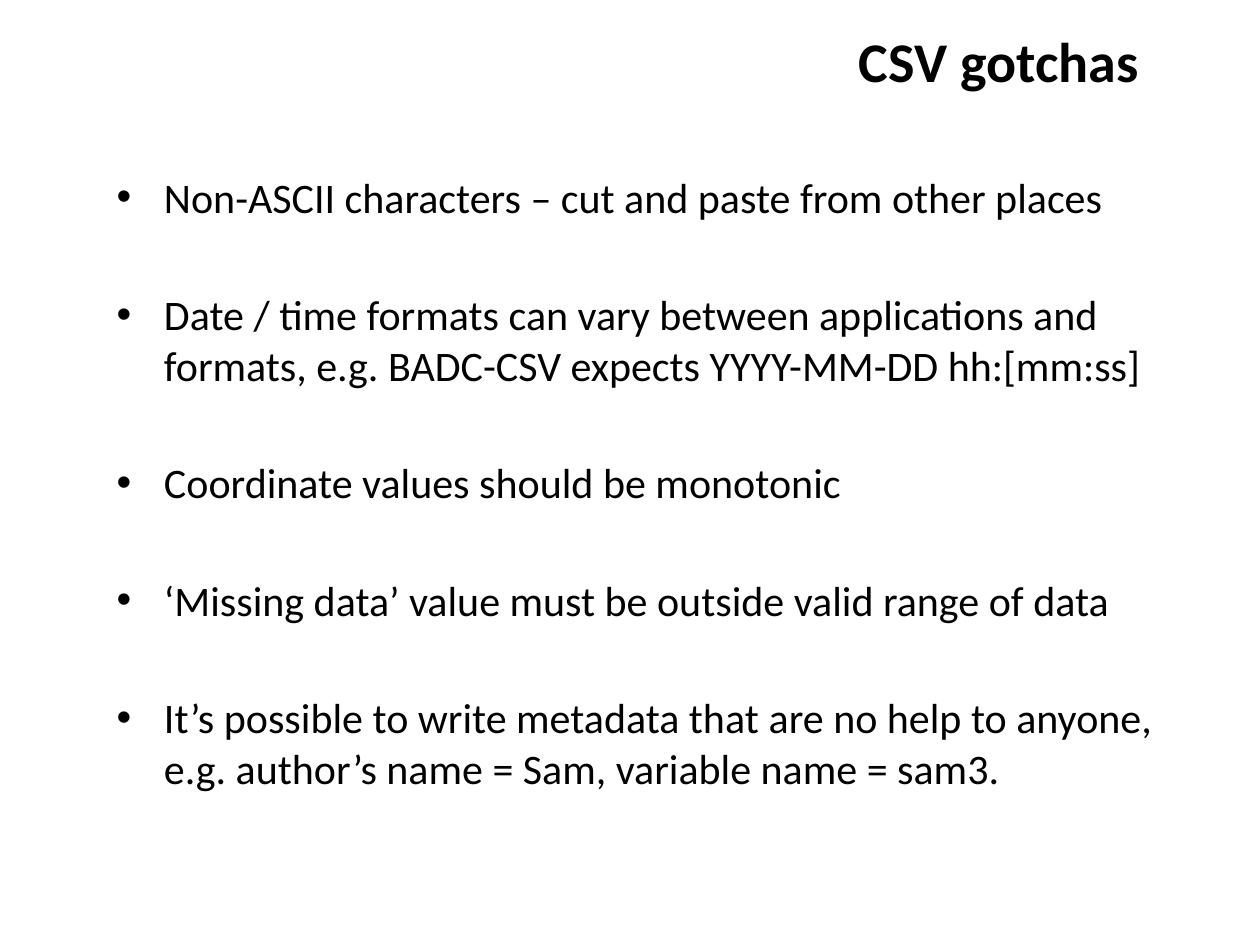
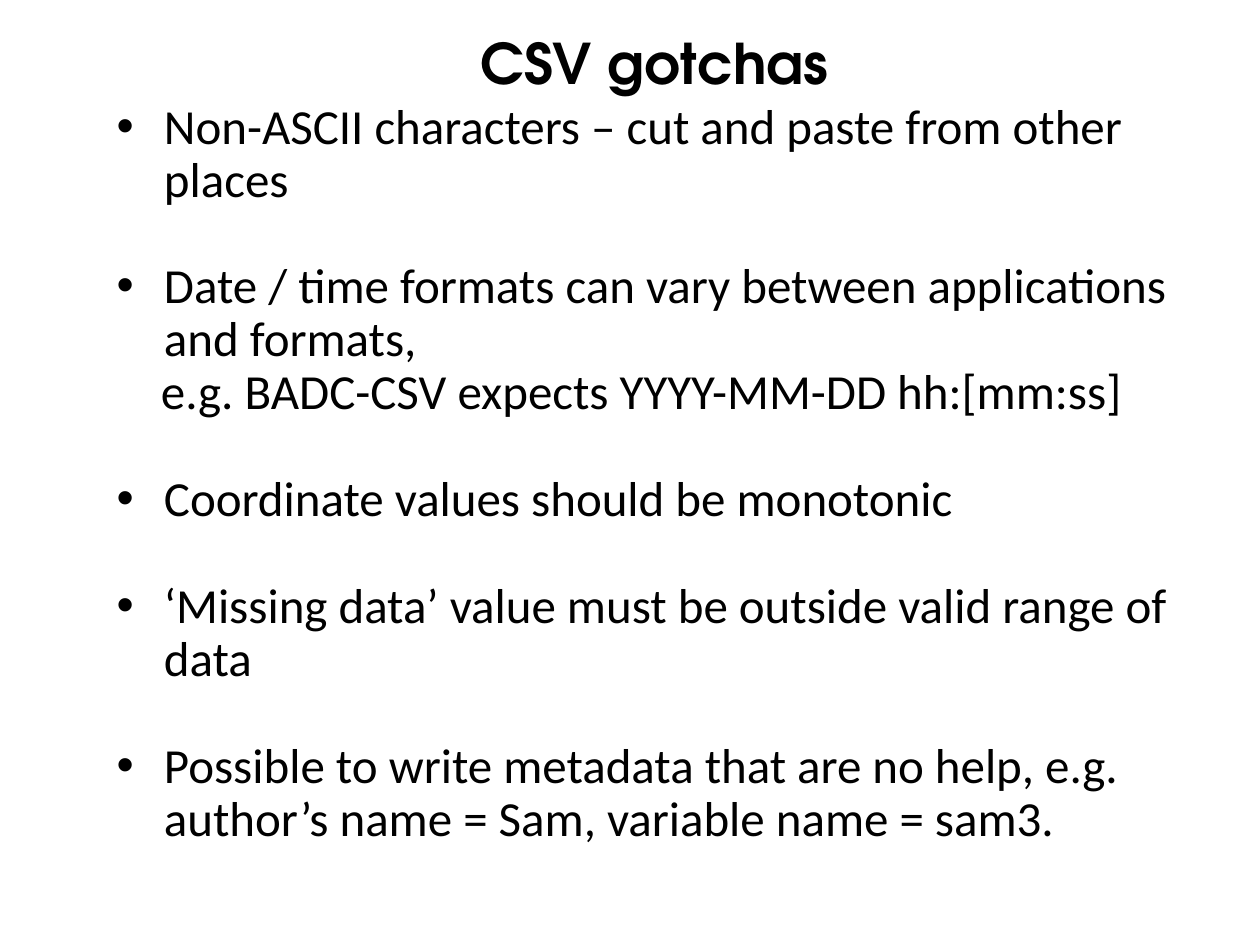
Before and after one commit to ncasuk/ncas-isc, a slide deck: slide 16 of overview_presentations/Why_good_data_curation_is_essential_for_good_science.pptx. Drawn at 1260x945 pixels with LibreOffice and Linux fonts; fonts in the diff are those of the drawing; background and template pictures are left out. Boxes give left, top, right and bottom in pixels: in the first picture for what was removed or moved away, otherwise in the second. Text is boxed around its words. In the diff, an @@ line names an element or a change of style, - is before the commit and + after.

Commit message:
Updated Data Curation presentation and added new slide template.

```diff
--- a/overview_presentations/Why_good_data_curation_is_essential_for_good_science.pptx
+++ b/overview_presentations/Why_good_data_curation_is_essential_for_good_science.pptx
@@ title "CSV gotchas": place and size @@
-title "CSV gotchas" at bbox=[859, 42, 1138, 92]
+title "CSV gotchas" at bbox=[481, 42, 829, 97]
@@ title "CSV gotchas" at bbox=[481, 42, 829, 97]: font Calibri to TeX Gyre Adventor; alignment right to centre; line spacing 1 to 0.9 @@
@@ text "Non-ASCII characters – cut and ...": place and size @@
-text "Non-ASCII characters – cut and ..." at bbox=[164, 183, 1151, 792]
+text "Non-ASCII characters – cut and ..." at bbox=[161, 110, 1167, 842]
@@ text at bbox=[164, 110, 1167, 677]: size 24 to 28 pt in "Non-ASCII characters – cut and paste from ...", "Coordinate values should be monotonic", "‘Missing data’ value must be outside valid ..."; line spacing 1 to 0.9; more space between paragraphs @@
@@ text at bbox=[161, 269, 1167, 418]: text changed; size 24 to 28 pt @@
-• Date / time formats can vary between applications and formats, e.g. BADC-CSV expects YYYY-MM-DD hh:[mm:ss]
+• Date / time formats can vary between applications and formats,
+e.g. BADC-CSV expects YYYY-MM-DD hh:[mm:ss]
@@ text at bbox=[164, 749, 1118, 842]: text changed; size 24 to 28 pt @@
-• It’s possible to write metadata that are no help to anyone, e.g. author’s name = Sam, variable name = sam3.
+• Possible to write metadata that are no help, e.g. author’s name = Sam, variable name = sam3.
```
Also in this commit, not shown: 31 other slides changed, 1 slide removed, 1 other file.
